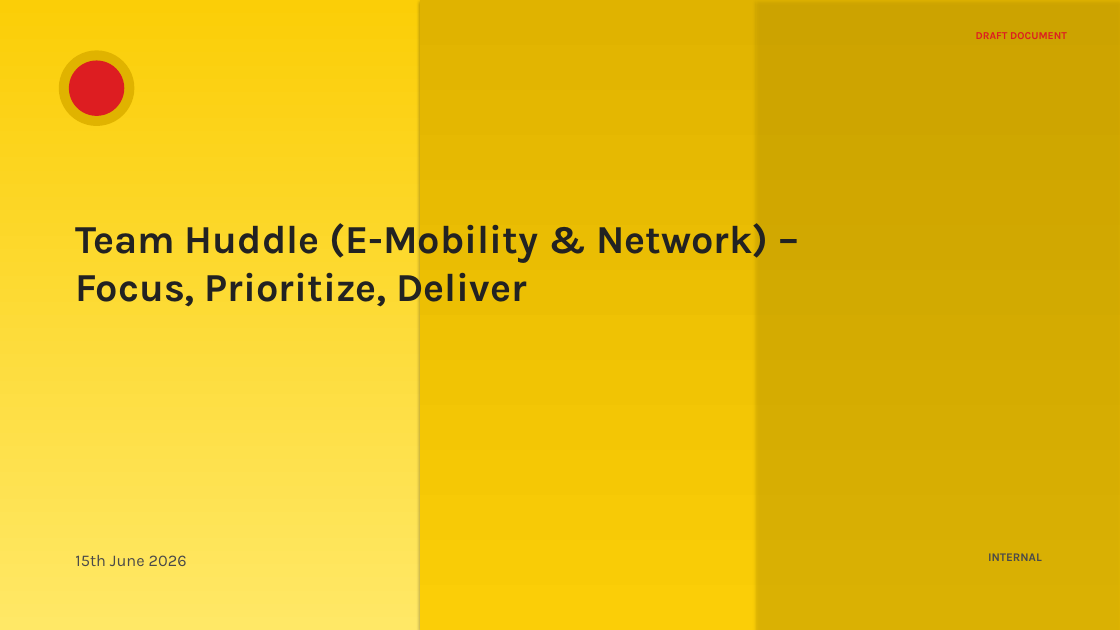
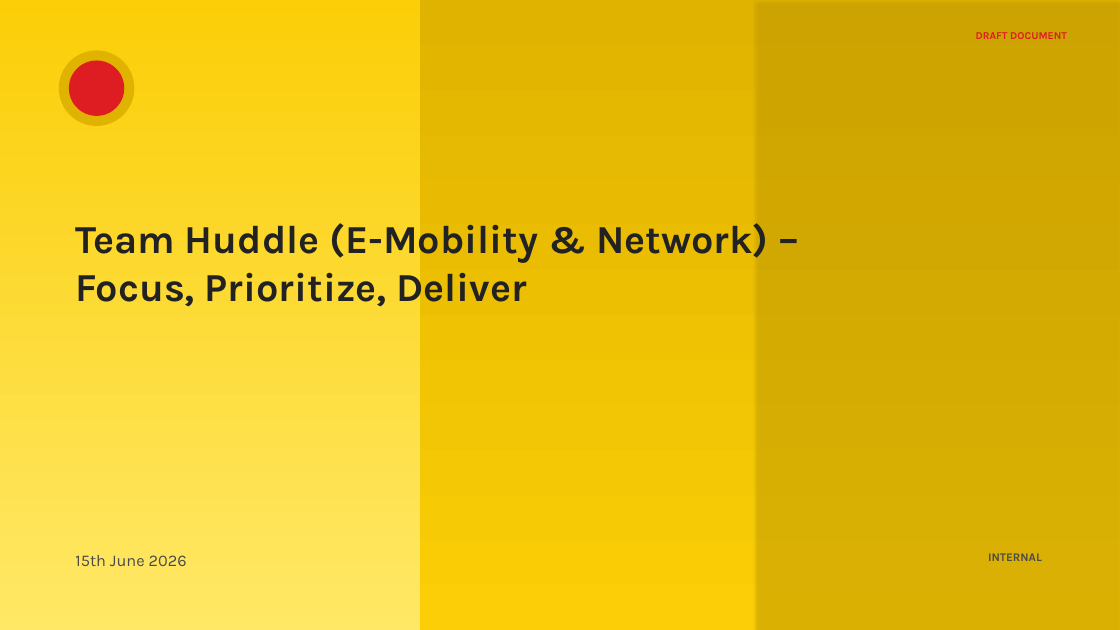
Before and after one commit to Soumya9348/Doc-generator-and-Chatbot, a slide deck: slide 1 of Team_Huddle_Premium.pptx. Drawn at 1120x630 pixels with LibreOffice and Linux fonts; fonts in the diff are those of the drawing. Boxes give left, top, right and bottom in pixels: in the first picture for what was removed or moved away, otherwise in the second. Text is boxed around its words. In the diff, an @@ line names an element or a change of style, - is before the commit and + after.

```diff
--- a/Team_Huddle_Premium.pptx
+++ b/Team_Huddle_Premium.pptx
@@ rectangle at [0,0,1120,630]: shadow off @@
@@ rectangle at [420,0,1120,630]: shadow off @@
```
Also in this commit, not shown: 4 other slides changed.
